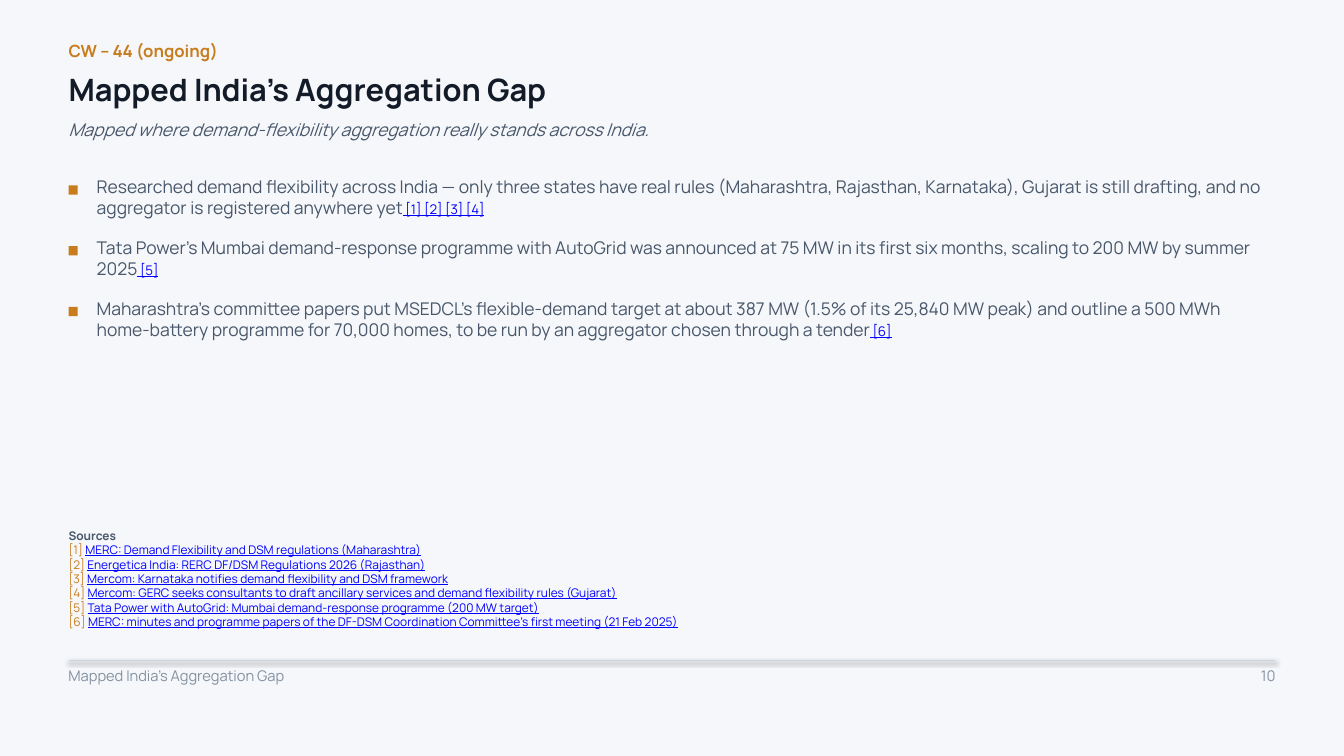
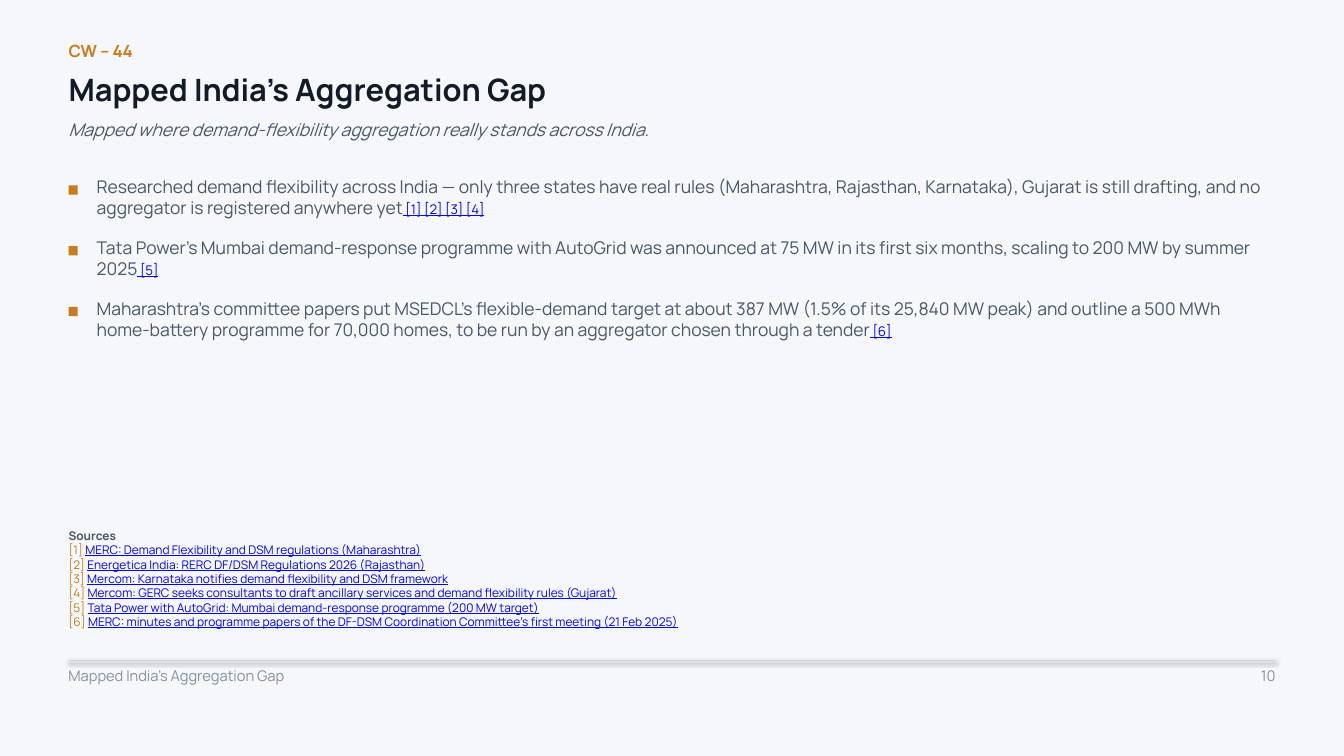
Before and after one commit to Sanjay-dev22/personal-deg, a slide deck: slide 10 of work-record/DEG-IES-Weekly-Update-Group-Meeting.pptx. Drawn at 1344x756 pixels with LibreOffice and Linux fonts; fonts in the diff are those of the drawing. Boxes give left, top, right and bottom in pixels: in the first picture for what was removed or moved away, otherwise in the second. Text is boxed around its words. In the diff, an @@ line names an element or a change of style, - is before the commit and + after.

```diff
--- a/work-record/DEG-IES-Weekly-Update-Group-Meeting.pptx
+++ b/work-record/DEG-IES-Weekly-Update-Group-Meeting.pptx
@@ text at (69, 44, 133, 58): text changed @@
-CW – 44 (ongoing)
+CW – 44
```
Also in this commit, not shown: 1 other slide changed, 2 slides added, 2 other files.
